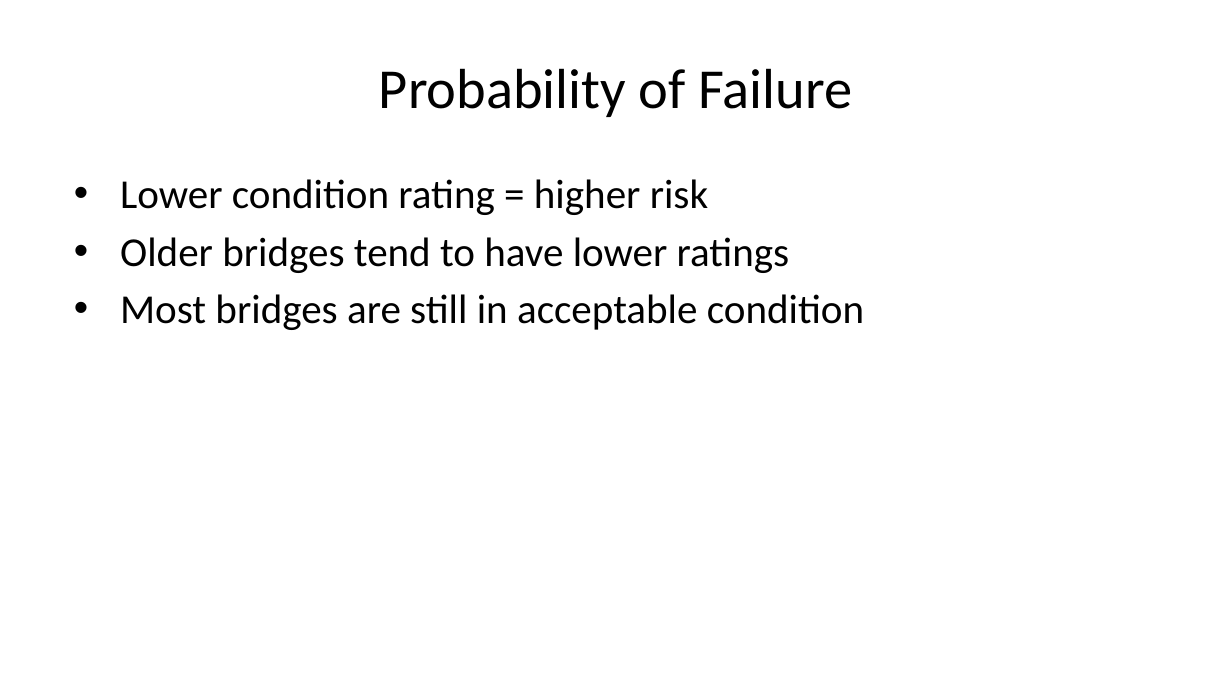
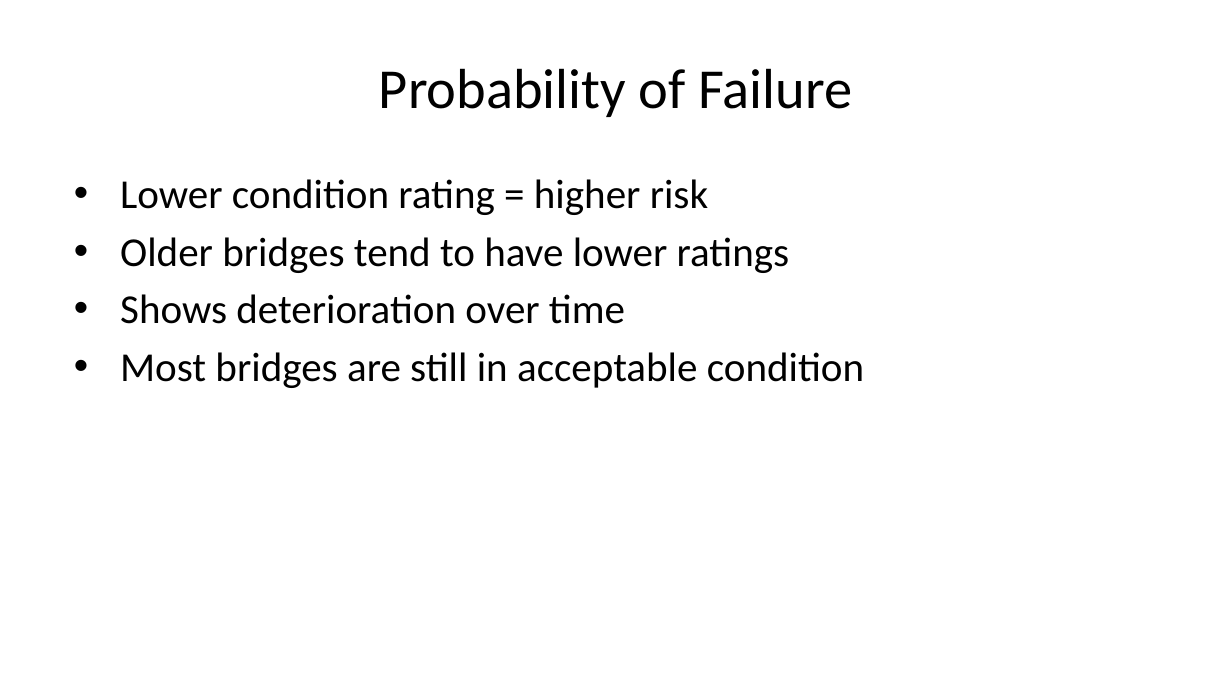
Before and after one commit to unl-statistics/business-report-MRB2429, a slide deck: slide 10 of slides.pptx (slide 9 before the commit). Drawn at 1232x693 pixels with LibreOffice and Linux fonts; fonts in the diff are those of the drawing. Boxes give left, top, right and bottom in pixels: in the first picture for what was removed or moved away, otherwise in the second. Text is boxed around its words. In the diff, an @@ line names an element or a change of style, - is before the commit and + after.

```diff
--- a/slides.pptx
+++ b/slides.pptx
@@ text at (x1=120, y1=294, x2=625, y2=324): paragraph added @@
+• Shows deterioration over time
```
Also in this commit, not shown: 5 other slides changed, 1 slide added, 4 other files.
